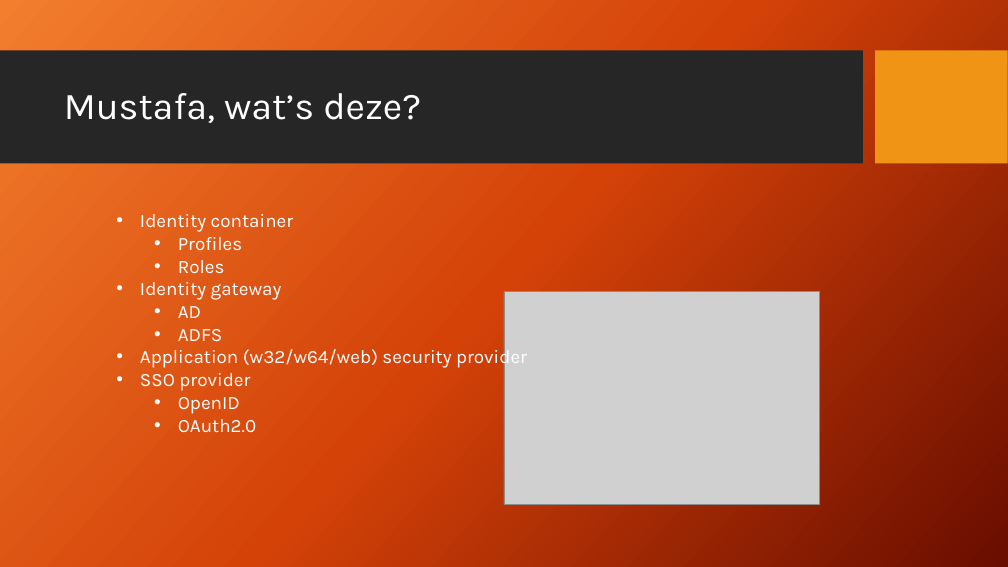
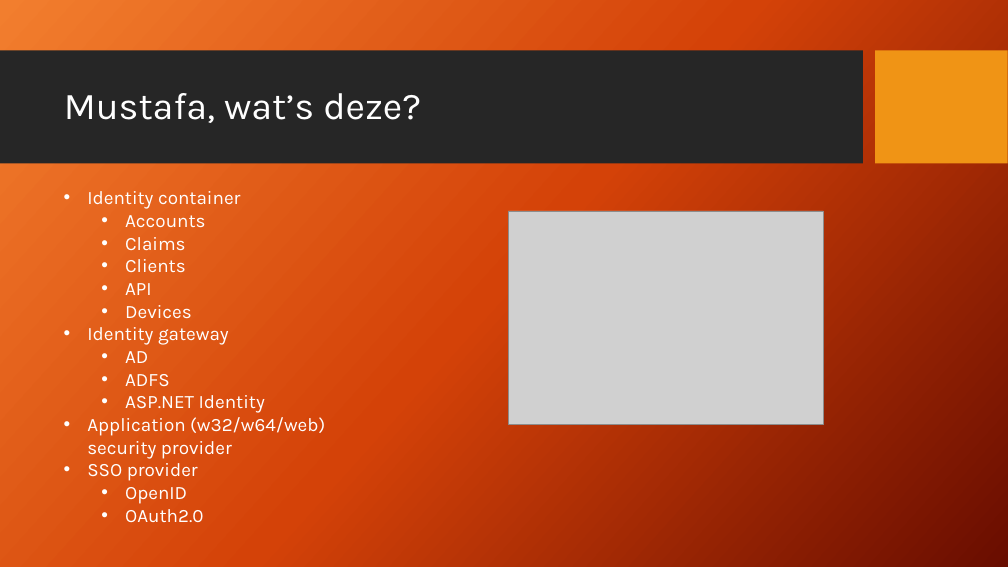
Before and after one commit to mrozenbeek/TechoramaSessie2019, a slide deck: slide 3 of Presentation/Techorama sessie 2019_RoMe.pptx (slide 9 before the commit). Drawn at 1008x567 pixels with LibreOffice and Linux fonts; fonts in the diff are those of the drawing; grey boxes stand for pictures; background and template pictures are left out. Boxes give left, top, right and bottom in pixels: in the first picture for what was removed or moved away, otherwise in the second. Text is boxed around its words. In the diff, an @@ line names an element or a change of style, - is before the commit and + after.

```diff
--- a/Presentation/Techorama sessie 2019_RoMe.pptx
+++ b/Presentation/Techorama sessie 2019_RoMe.pptx
@@ text "Identity container": place and size @@
-text "Identity container" at box(140, 214, 527, 433)
+text "Identity container" at box(87, 191, 325, 522)
@@ text at box(125, 215, 206, 319): text changed @@
-  • Profiles
-  • Roles
+  • Accounts
+  • Claims
+  • Clients
+  • API
+  • Devices
@@ picture: place and size @@
-picture at box(504, 291, 820, 504)
+picture at box(508, 211, 823, 424)
@@ text at box(125, 395, 265, 413): paragraph added @@
+  • ASP.NET Identity
```
Also in this commit, not shown: 2 other slides changed, 1 slide added, 6 slides removed, 14 other files.
